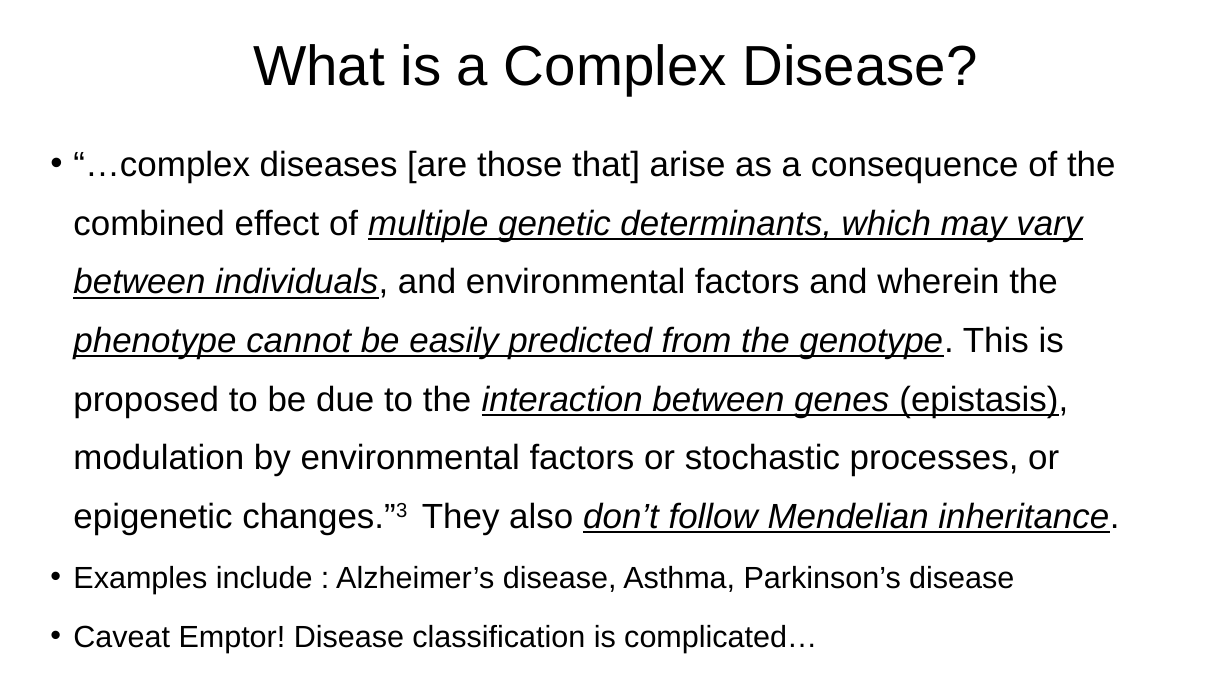
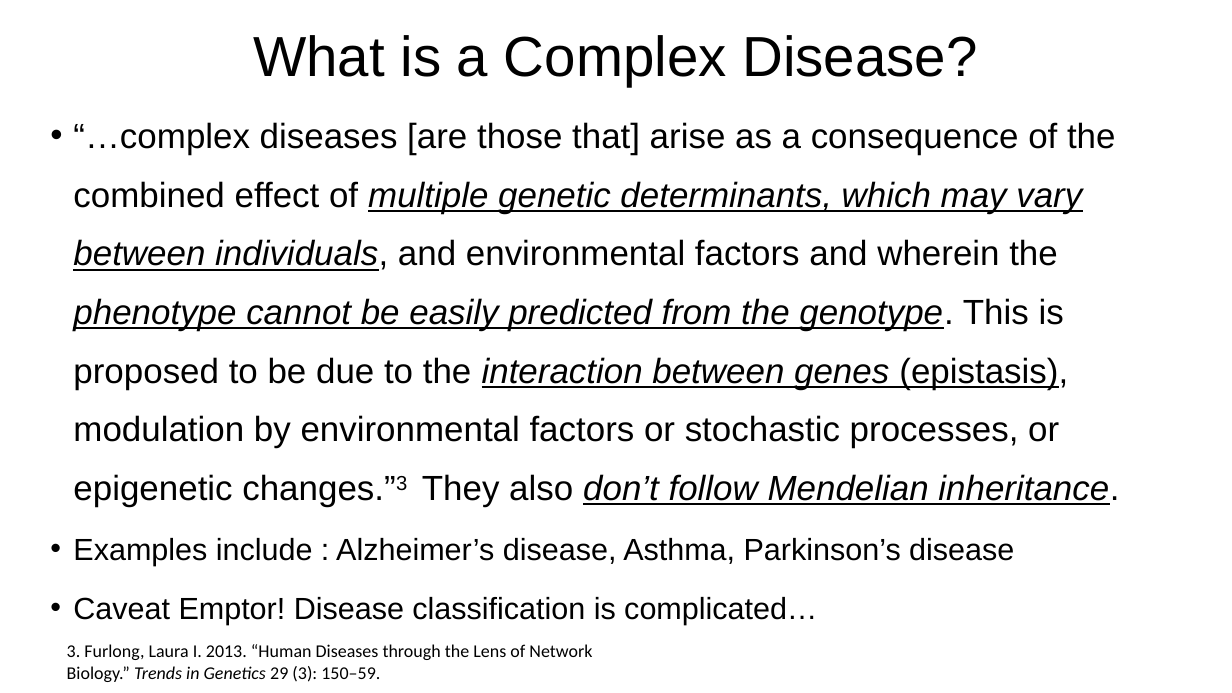
Before and after one commit to VenkiPhy6/seminar-thirdsem, a slide deck: slide 6 of A Primer to Complex Diseases.pptx. Drawn at 1232x693 pixels with LibreOffice and Linux fonts; fonts in the diff are those of the drawing. Boxes give left, top, right and bottom in pixels: in the first picture for what was removed or moved away, otherwise in the second. Text is boxed around its words. In the diff, an @@ line names an element or a change of style, - is before the commit and + after.

```diff
--- a/A Primer to Complex Diseases.pptx
+++ b/A Primer to Complex Diseases.pptx
@@ title "What is a Complex Disease?": place and size @@
-title "What is a Complex Disease?" at box(253, 44, 977, 95)
+title "What is a Complex Disease?" at box(253, 35, 977, 86)
@@ text "“…complex diseases [are those that] ...": place and size @@
-text "“…complex diseases [are those that] ..." at box(73, 150, 1119, 653)
+text "“…complex diseases [are those that] ..." at box(73, 122, 1119, 625)
@@ text added at box(67, 644, 592, 682), 14 pt, text #000000 @@
+3. Furlong, Laura I. 2013. “Human Diseases through the Lens of Network Biology.” Trends in Genetics 29 (3): 150–59.
```
Also in this commit, not shown: 13 other slides changed, 5 slides added, 1 slide removed, 2 other files.
